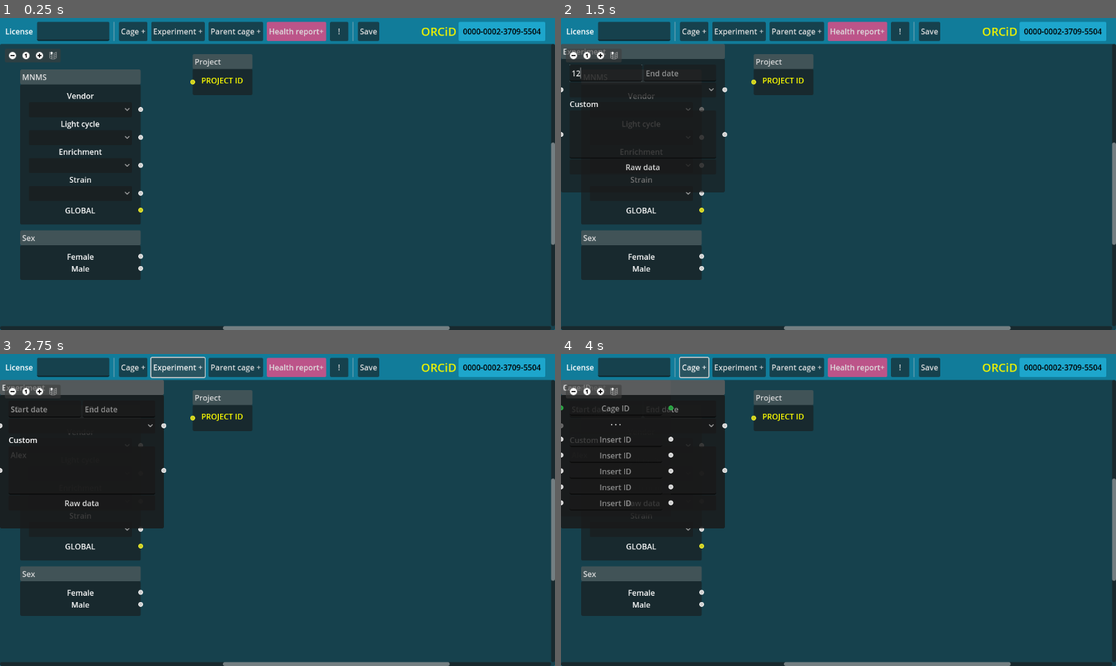
Above: before the commit, frames 1-4 (two rows, left to right).
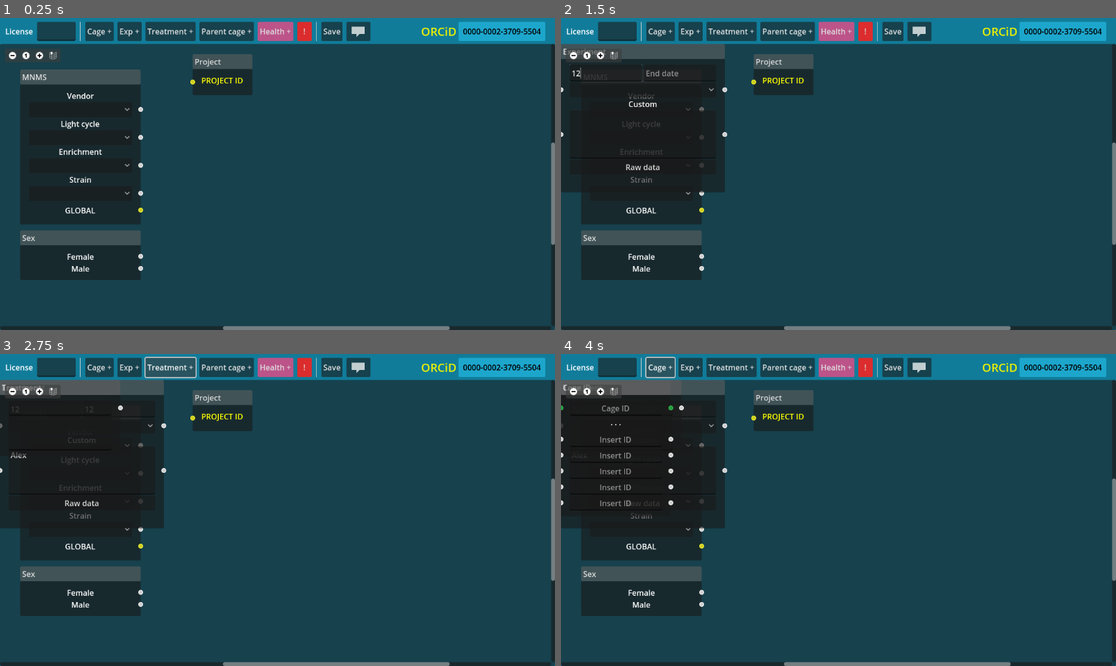
Above: after the commit, the same moments.

Repository: sciple/metadata-app
Game: Godot game, scene res://main.tscn
The game is run twice, just before and just after one commit, with the same random seed, the same clock (stepped at 60 frames per second) and the same inputs.
Inputs (mouse positions are in pixels of both pictures, inside the frame that each line leads up to):
- Up to frame 1 (0.25 s): no input
- Up to frame 2 (1.5 s): click "Experiment +" (after the commit: "Exp +") at 0.5 s; click (605, 74) at 1.27 s; type "12" at 1.35 s
- Up to frame 3 (2.75 s): click (116, 410) at 1.5 s; type "12" at 1.58 s; click (83, 469) at 1.73 s; type "Alex" at 1.82 s; click (172, 366) at 2 s, where only the run after the commit has a clickable "Treatment +"
- Up to frame 4 (4 s): click (921, 366) at 2.77 s; click "Cage +" at 3.5 s

The runs differ from the first frame. In frame 1, 1.6% of the frame differs, in the area x 13-69%, y 1-8%; in frame 2, 1.7%; in frame 3, 2.0%, in the area x 0-69%, y 0-56%; in frame 4, 1.9%.

Commit message:
new nodes

Diff:
--- a/experiment/experiment.tscn
+++ b/experiment/experiment.tscn
@@ -91,6 +91,7 @@
 [node name="Label" type="Label" parent="."]
 layout_mode = 2
 text = "Custom"
+horizontal_alignment = 1
 
 [node name="TextEdit" type="TextEdit" parent="."]
 custom_minimum_size = Vector2(0, 100)
--- a/main.gd
+++ b/main.gd
@@ -5,6 +5,7 @@
 var parent_node = load("res://cage/parent_cage.tscn")
 var health_node = load("res://health/health.tscn")
 var comment_node = load("res://comment/comment.tscn")
+var treatment_node = load("res://treatment/treatment.tscn")
 
 
 var initial_position = Vector2(40,40)
@@ -42,6 +43,11 @@
 	$GraphEdit.add_child(node)
 	node_index += 1
 
+func _on_treatment_button_pressed():
+	var node = treatment_node.instantiate()
+	$GraphEdit.add_child(node)
+	node_index += 1
+
 
 func _on_graph_edit_connection_request(from_node, from_port, to_node, to_port):
 	$GraphEdit.connect_node(from_node, from_port, to_node, to_port)
--- a/main.tscn
+++ b/main.tscn
@@ -14,6 +14,13 @@
 
 [sub_resource type="StyleBoxFlat" id="StyleBoxFlat_rlvsm"]
 bg_color = Color(0.737028, 0.330899, 0.538815, 1)
+corner_radius_top_left = 3
+corner_radius_top_right = 3
+corner_radius_bottom_right = 3
+corner_radius_bottom_left = 3
+
+[sub_resource type="StyleBoxFlat" id="StyleBoxFlat_kns2f"]
+bg_color = Color(0.862745, 0.172549, 0.176471, 1)
 corner_radius_top_left = 3
 corner_radius_top_right = 3
 corner_radius_bottom_right = 3
@@ -49,7 +56,7 @@
 "
 
 [node name="license" type="LineEdit" parent="toolbar"]
-custom_minimum_size = Vector2(150, 0)
+custom_minimum_size = Vector2(80, 0)
 layout_mode = 2
 
 [node name="VSeparator" type="VSeparator" parent="toolbar"]
@@ -62,7 +69,11 @@
 
 [node name="experiment_button" parent="toolbar" instance=ExtResource("2_iovf6")]
 layout_mode = 2
-text = "Experiment +"
+text = "Exp +"
+
+[node name="treatment_button" type="Button" parent="toolbar"]
+layout_mode = 2
+text = "Treatment +"
 
 [node name="parent_button" parent="toolbar" instance=ExtResource("2_iovf6")]
 layout_mode = 2
@@ -71,10 +82,11 @@
 [node name="health_button" parent="toolbar" instance=ExtResource("2_iovf6")]
 layout_mode = 2
 theme_override_styles/normal = SubResource("StyleBoxFlat_rlvsm")
-text = " Health report+ "
+text = " Health + "
 
 [node name="comment_button" parent="toolbar" instance=ExtResource("2_iovf6")]
 layout_mode = 2
+theme_override_styles/normal = SubResource("StyleBoxFlat_kns2f")
 text = "   !   "
 
 [node name="VSeparator2" type="VSeparator" parent="toolbar"]
@@ -84,6 +96,19 @@
 [node name="save_button" parent="toolbar" instance=ExtResource("2_iovf6")]
 layout_mode = 2
 text = "Save"
+
+[node name="ask_button" parent="toolbar" instance=ExtResource("2_iovf6")]
+texture_filter = 1
+layout_mode = 2
+text = "          "
+icon_alignment = 1
+expand_icon = true
+
+[node name="Polygon2D" type="Polygon2D" parent="toolbar/ask_button"]
+position = Vector2(1.99998, 33)
+scale = Vector2(0.672095, 0.75807)
+color = Color(1, 1, 1, 0.737255)
+polygon = PackedVector2Array(13.391, -30.3402, 13.391, -10.5531, 28.2699, -10.5531, 27.6774, -1.11538, 37.1971, -10.5531, 53.5638, -10.5531, 53.5638, -30.3402)
 
 [node name="GraphEdit" type="GraphEdit" parent="."]
 layout_mode = 1
@@ -177,6 +202,7 @@
 
 [connection signal="pressed" from="toolbar/cage_button" to="." method="_on_cage_button_pressed"]
 [connection signal="pressed" from="toolbar/experiment_button" to="." method="_on_experiment_button_pressed"]
+[connection signal="pressed" from="toolbar/treatment_button" to="." method="_on_treatment_button_pressed"]
 [connection signal="pressed" from="toolbar/parent_button" to="." method="_on_parent_button_pressed"]
 [connection signal="pressed" from="toolbar/health_button" to="." method="_on_health_button_pressed"]
 [connection signal="pressed" from="toolbar/comment_button" to="." method="_on_comment_button_pressed"]
--- /dev/null
+++ b/treatment/treatment.tscn
@@ -0,0 +1,32 @@
+[gd_scene format=3 uid="uid://b4hhrm7g483n1"]
+
+[node name="treatment" type="GraphNode"]
+custom_minimum_size = Vector2(250, 0)
+offset_right = 212.0
+offset_bottom = 96.0
+title = "Treatment"
+slot/0/left_enabled = false
+slot/0/left_type = 0
+slot/0/left_color = Color(1, 1, 1, 1)
+slot/0/left_icon = null
+slot/0/right_enabled = true
+slot/0/right_type = 0
+slot/0/right_color = Color(1, 1, 1, 1)
+slot/0/right_icon = null
+slot/0/draw_stylebox = true
+slot/1/left_enabled = false
+slot/1/left_type = 0
+slot/1/left_color = Color(1, 1, 1, 1)
+slot/1/left_icon = null
+slot/1/right_enabled = false
+slot/1/right_type = 0
+slot/1/right_color = Color(1, 1, 1, 1)
+slot/1/right_icon = null
+slot/1/draw_stylebox = true
+
+[node name="LineEdit" type="LineEdit" parent="."]
+layout_mode = 2
+
+[node name="TextEdit" type="TextEdit" parent="."]
+custom_minimum_size = Vector2(0, 70)
+layout_mode = 2
Binary file added: icons/chat.png
Not shown, added: icons/chat.png.import
Binary file added: icons/chat32.png
Not shown, added: icons/chat32.png.import
Not shown: 1 places in main.tscn that only renumber resources
Not shown, changed: README.md
